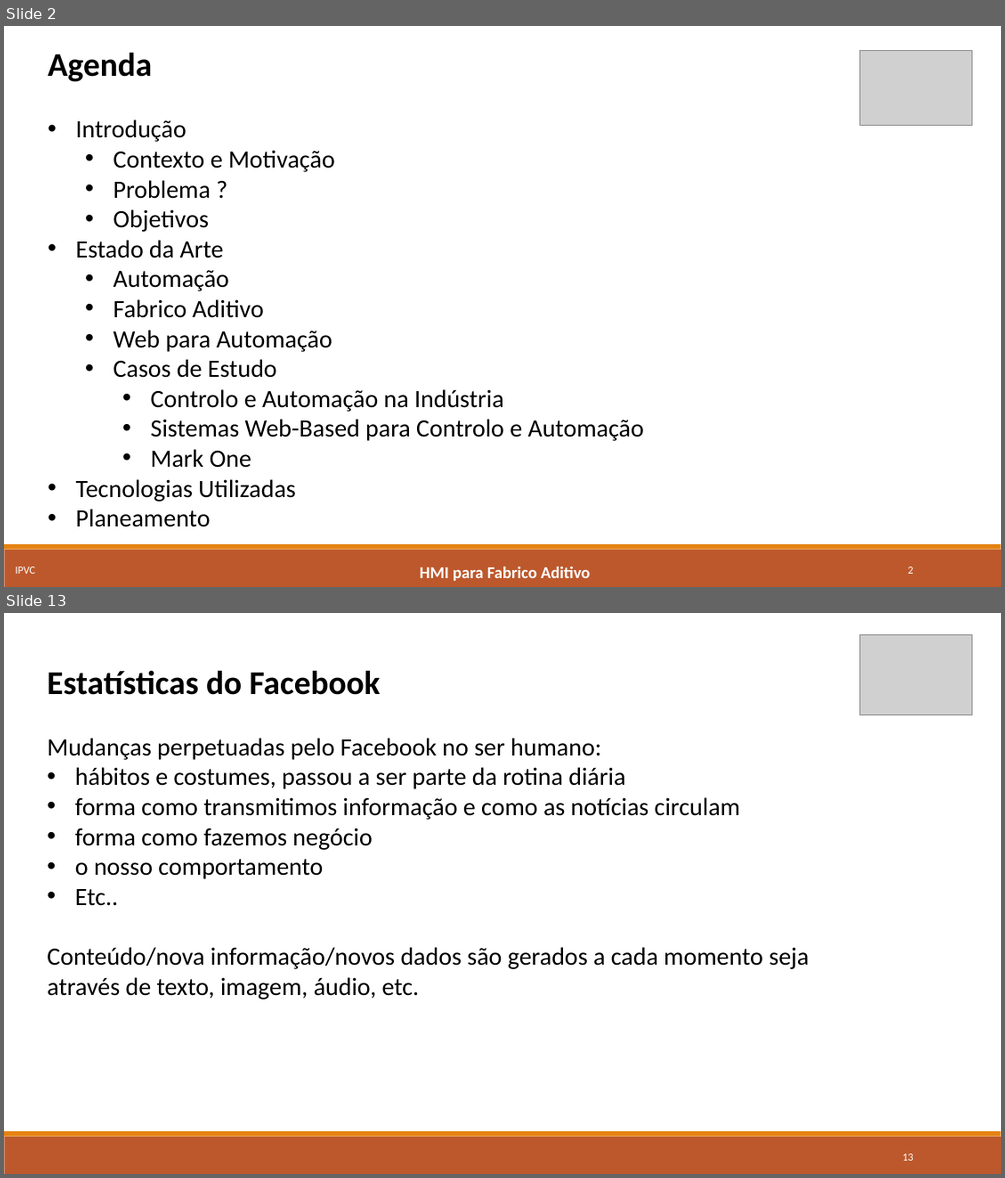
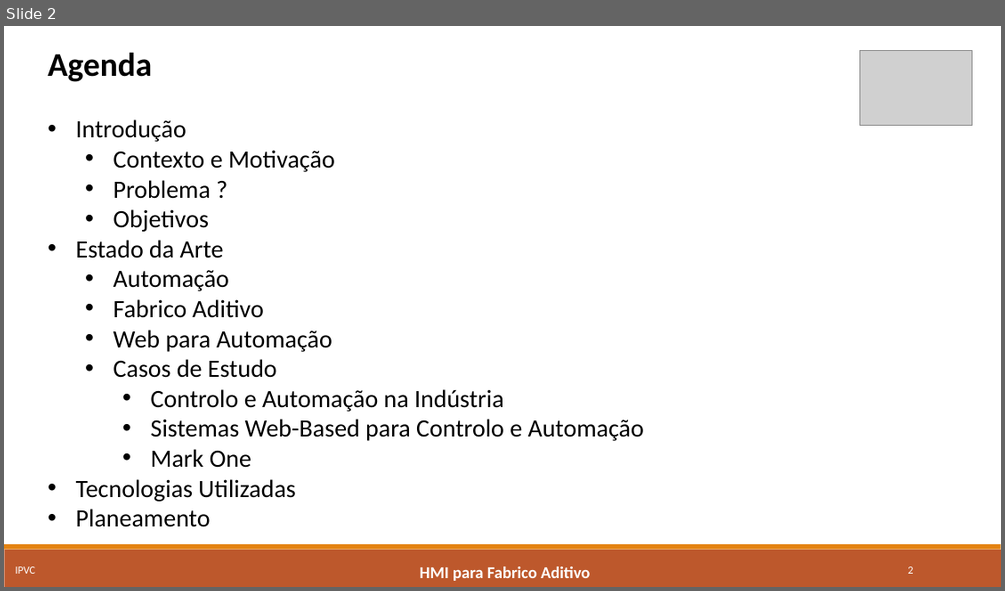
Before and after one commit to marcorlsrodrigues/projeto, a slide deck: Apresentacao Intermedia - Marco Rodrigues.pptx. Shown one above the other, each under a label of ours: slides 2 and 13 before the commit, slide 2 after it; the slides between them are not shown. The pictures are 1005x1178 and 1005x591 pixels, drawn with LibreOffice and Linux fonts; fonts in the diff are those of the drawing; grey boxes stand for pictures. Boxes give left, top, right and bottom in pixels: in the first picture for what was removed or moved away, otherwise in the second. Text is boxed around its words. In the diff, an @@ line names an element or a change of style, - is before the commit and + after.

```diff
--- a/Apresentacao Intermedia - Marco Rodrigues.pptx
+++ b/Apresentacao Intermedia - Marco Rodrigues.pptx
@@ slide 13 removed at bbox=[4, 613, 1001, 1174], background #FFFFFF; not listed: 2 template elements that a slide beside it also shows @@
@@ picture removed at bbox=[860, 634, 972, 715] @@
@@ text removed at bbox=[47, 670, 809, 999] @@
-Estatísticas do Facebook
-Mudanças perpetuadas pelo Facebook no ser humano:
-• hábitos e costumes, passou a ser parte da rotina diária
-• forma como transmitimos informação e como as notícias circulam
-• forma como fazemos negócio
-• o nosso comportamento
-• Etc..
-Conteúdo/nova informação/novos dados são gerados a cada momento seja através de texto, imagem, áudio, etc.
@@ page number removed at bbox=[902, 1153, 913, 1160] @@
-13
```
Also in this commit, not shown: 4 slides changed, 7 slides added, 6 other slides removed, 4 other files.
